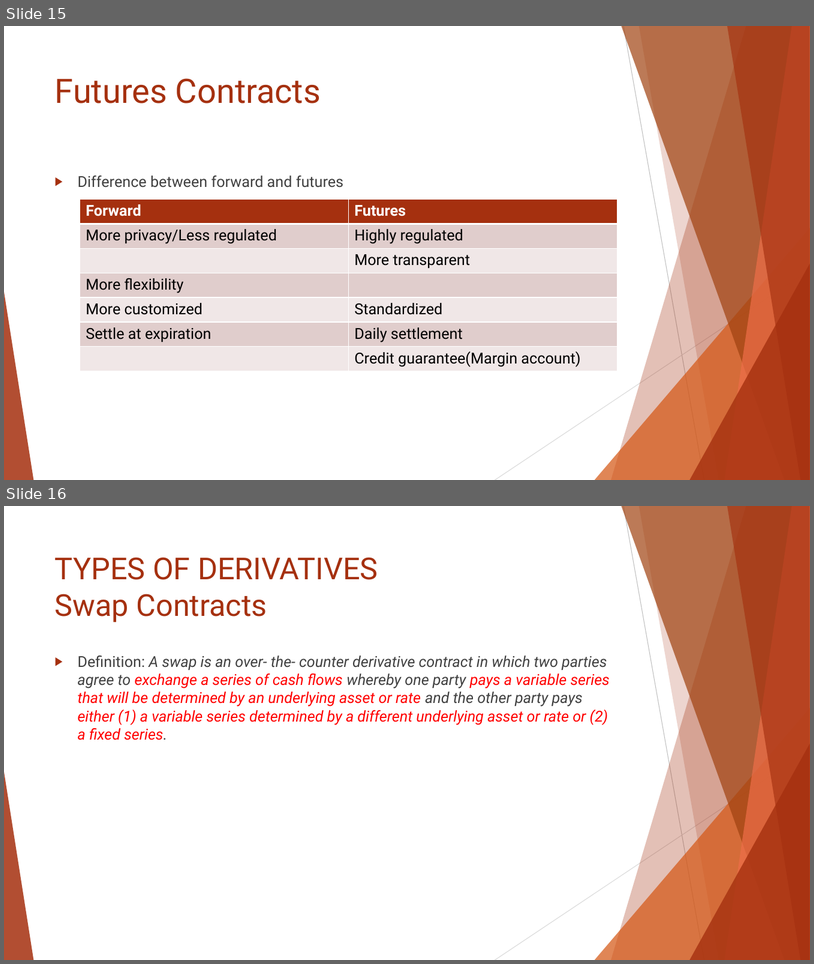
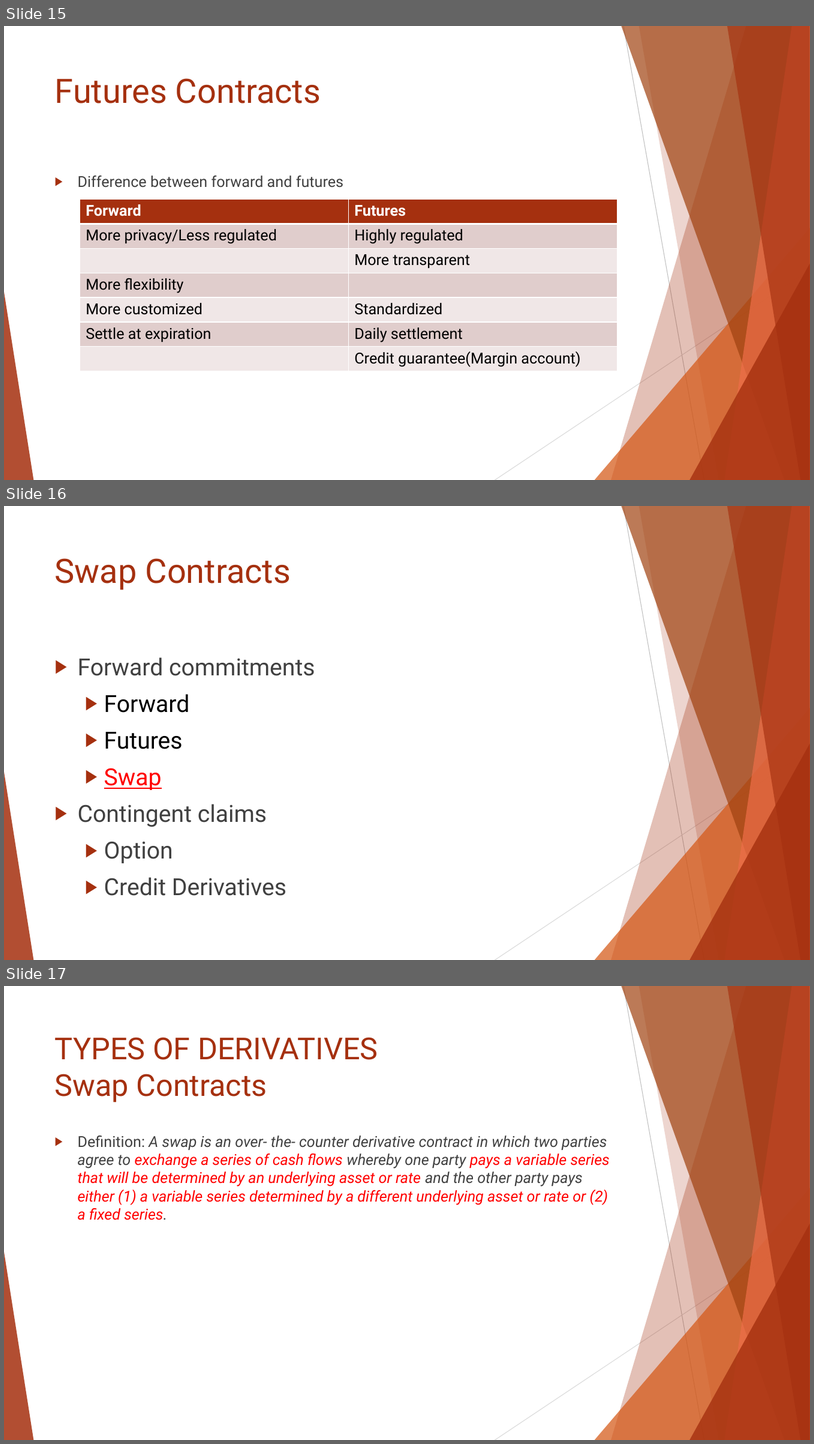
Before and after one commit to Isco0530/data, a slide deck: Reading 45.pptx. Shown one above the other, each under a label of ours: slides 15 and 16 before the commit, slides 15, 16 and 17 after it. The pictures are 814x964 and 814x1444 pixels, drawn with LibreOffice and Linux fonts; fonts in the diff are those of the drawing. Boxes give left, top, right and bottom in pixels: in the first picture for what was removed or moved away, otherwise in the second. Text is boxed around its words. In the diff, an @@ line names an element or a change of style, - is before the commit and + after.

```diff
--- a/Reading 45.pptx
+++ b/Reading 45.pptx
@@ slide 16 added at box(4, 506, 810, 960), background #FFFFFF; not listed: 10 template elements that a slide beside it also shows @@
@@ title added at box(55, 558, 291, 590), 40 pt, text #A5300F @@
+Swap Contracts
@@ text added at box(78, 657, 315, 895), 28 pt, text #404040 @@
+▶ Forward commitments
+  ▶ Forward
+  ▶ Futures
+  ▶ Swap
+▶ Contingent claims
+  ▶ Option
+  ▶ Credit Derivatives
@@ what was slide 16 is now slide 17 @@
```
Also in this commit, not shown: 2 slides changed.
